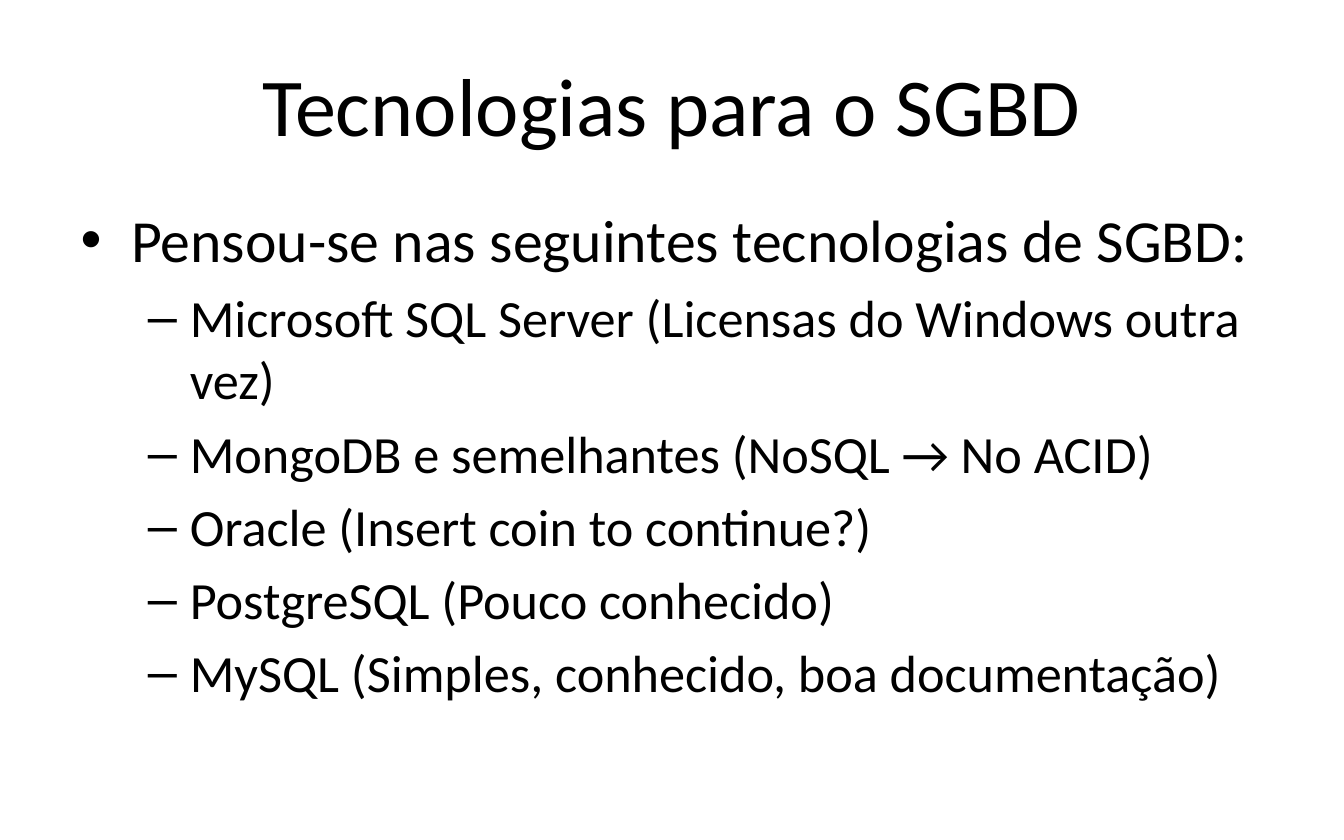
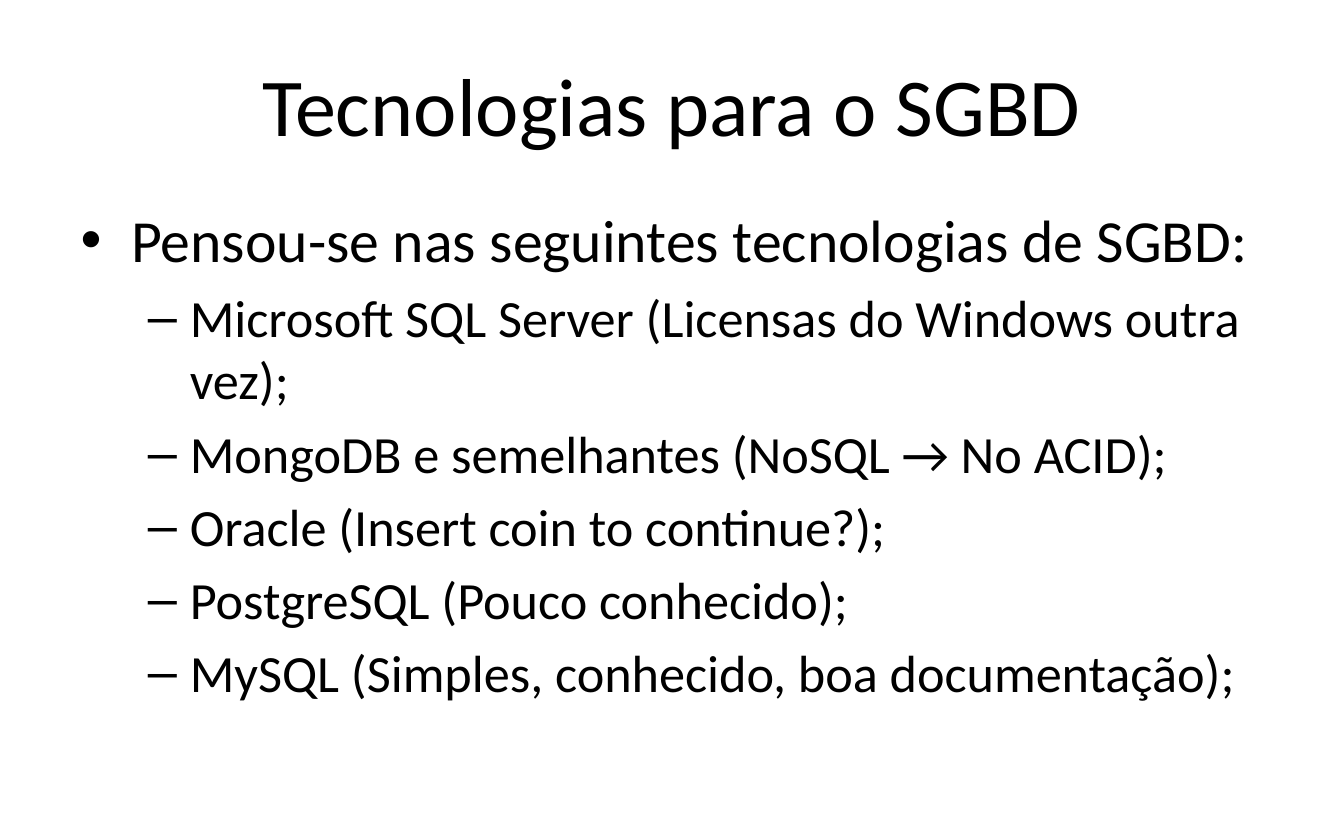
Before and after one commit to iptomar/letrinhas_si, a slide deck: slide 7 of Apresentacoes/v01.pptx. Drawn at 1344x840 pixels with LibreOffice and Linux fonts; fonts in the diff are those of the drawing; background and template pictures are left out. Boxes give left, top, right and bottom in pixels: in the first picture for what was removed or moved away, otherwise in the second. Text is boxed around its words. In the diff, an @@ line names an element or a change of style, - is before the commit and + after.

```diff
--- a/Apresentacoes/v01.pptx
+++ b/Apresentacoes/v01.pptx
@@ text at [190,299,1240,701]: text changed @@
-  – Microsoft SQL Server (Licensas do Windows outra vez)
-  – MongoDB e semelhantes (NoSQL → No ACID)
-  – Oracle (Insert coin to continue?)
-  – PostgreSQL (Pouco conhecido)
-  – MySQL (Simples, conhecido, boa documentação)
+  – Microsoft SQL Server (Licensas do Windows outra vez);
+  – MongoDB e semelhantes (NoSQL → No ACID);
+  – Oracle (Insert coin to continue?);
+  – PostgreSQL (Pouco conhecido);
+  – MySQL (Simples, conhecido, boa documentação);
```
Also in this commit, not shown: 10 other slides changed, 6 slides added.
